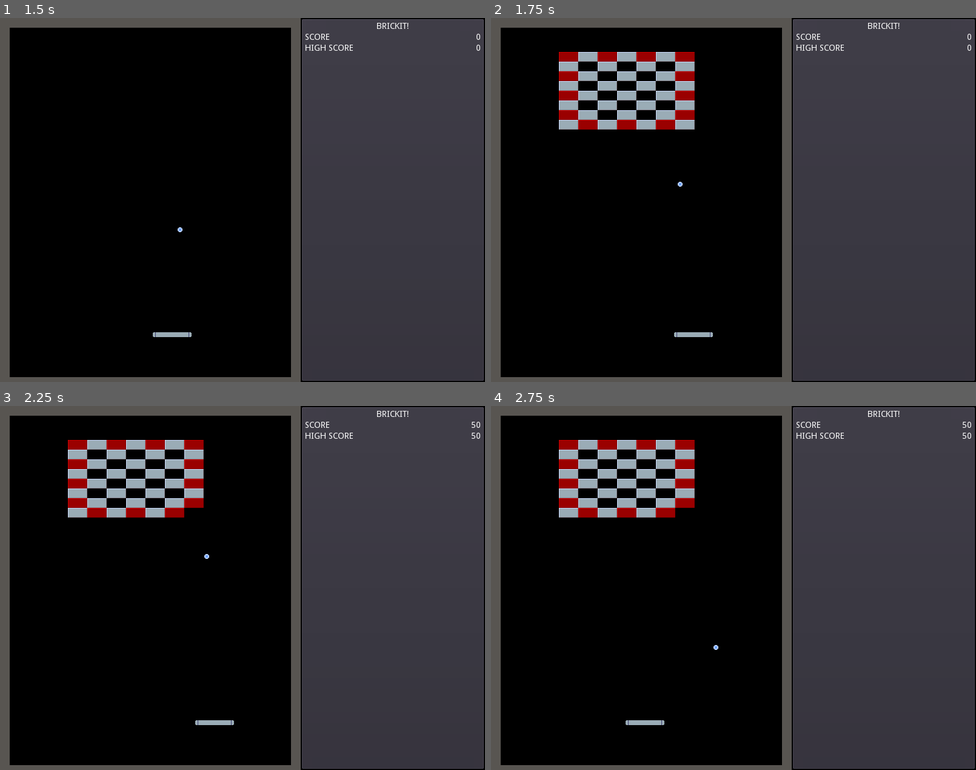
Above: before the commit, frames 1-4 (two rows, left to right).
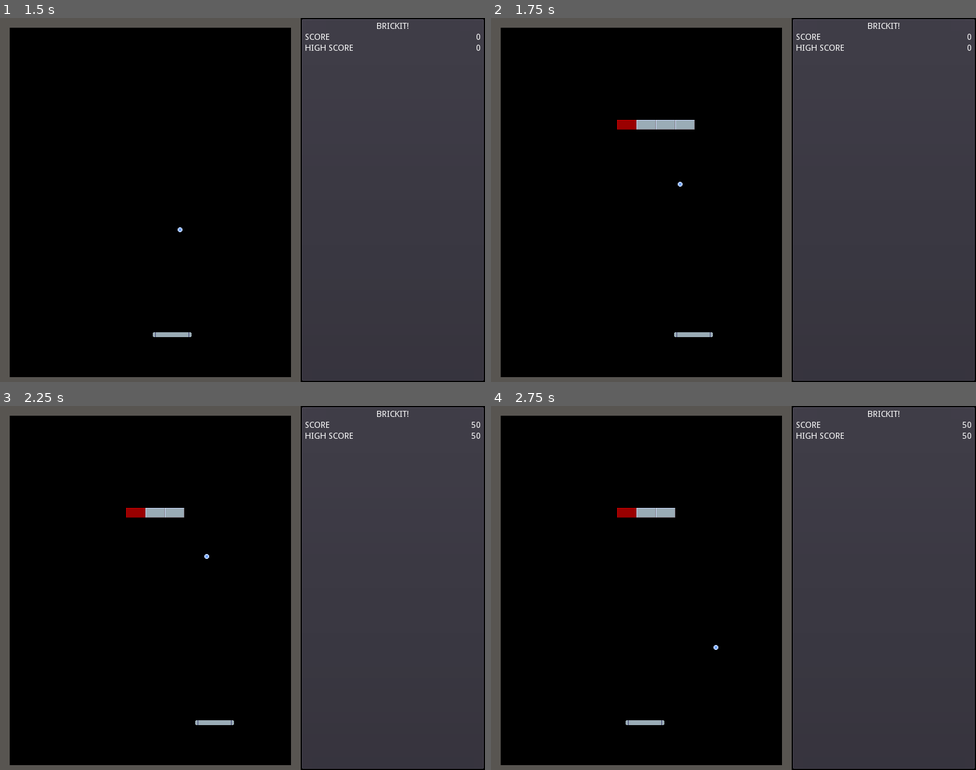
Above: after the commit, the same moments.

Repository: YeOldeDM/brickit
Game: Godot game, scene res://Title/Title.tscn
The game is run twice, just before and just after one commit, with the same random seed, the same clock (stepped at 60 frames per second) and the same inputs.
Inputs (mouse positions are in pixels of both pictures, inside the frame that each line leads up to):
- Up to frame 1 (1.5 s): click (242, 200) at 0.5 s; tap Enter at 1.25 s; hold Right (ui_right) from 1.28 s (still down); tap Space (space_bar) at 1.35 s
- Up to frame 2 (1.75 s): keep holding Right (ui_right)
- Up to frame 3 (2.25 s): release Right (ui_right) at 2.03 s; hold Left (ui_left) from 2.03 s (still down); tap Space (space_bar) at 2.1 s
- Up to frame 4 (2.75 s): keep holding Left (ui_left)

Frame 1 is identical in both runs. In frame 2, 4.1% of the frame differs, in the area x 14-42%, y 9-31%; in frame 3, 4.1%; in frame 4, 4.1%.

Commit message:
fix level change

Diff:
--- a/PROJECT/Ball/Ball.gd
+++ b/PROJECT/Ball/Ball.gd
@@ -27,6 +27,7 @@
 			# if we hit a brick
 			if col.is_in_group("brick"):
 				col.queue_free()
+				yield(col, "tree_exited")
 				emit_signal("brick_broke")
 
 
--- a/PROJECT/Game/Game.gd
+++ b/PROJECT/Game/Game.gd
@@ -10,7 +10,8 @@
 	change_level(1)
 
 func is_level_clear():
-	return bricks.get_child_count() == 0
+	print("bricks left:", bricks.get_child_count())
+	return bricks.get_child_count() <= 1 #HACK  this returns one more than it should. child_count of 1 means "no bricks left"
 
 
 func clear_level():
@@ -20,7 +21,9 @@
 func change_level( to ):
 	clear_level()
 	yield( get_tree().create_timer(1.0), "timeout" ) #wait a second
-	var map = load("res://Game/Levels/Level %d.tscn" % to )
+	var file = "res://Game/Levels/Level %d.tscn" % to
+	print(file)
+	var map = load(file)
 	if map:
 		map = map.instance()
 		for cell in map.get_used_cells():
@@ -33,10 +36,12 @@
 
 
 		map.queue_free()
-
+	else:
+		print("no map found at %s" % file)
 
 
 func _on_Ball_brick_broke():
 	GLOBAL.score += GLOBAL.BRICK_VALUE
 	if is_level_clear():
+		print("WINNER")
 		GLOBAL.next_level()
--- a/PROJECT/Game/Levels/Level 1.tscn
+++ b/PROJECT/Game/Levels/Level 1.tscn
@@ -22,6 +22,6 @@
 collision_mask = 1
 occluder_light_mask = 1
 format = 1
-tile_data = PoolIntArray( 262148, 1, 0, 262149, 0, 0, 262150, 1, 0, 262151, 0, 0, 262152, 1, 0, 262153, 0, 0, 262154, 1, 0, 327684, 0, 0, 327686, 0, 0, 327688, 0, 0, 327690, 0, 0, 393220, 1, 0, 393221, 0, 0, 393223, 0, 0, 393225, 0, 0, 393226, 1, 0, 458756, 0, 0, 458758, 0, 0, 458760, 0, 0, 458762, 0, 0, 524292, 1, 0, 524293, 0, 0, 524295, 0, 0, 524297, 0, 0, 524298, 1, 0, 589828, 0, 0, 589830, 0, 0, 589832, 0, 0, 589834, 0, 0, 655364, 1, 0, 655365, 0, 0, 655367, 0, 0, 655369, 0, 0, 655370, 1, 0, 720900, 0, 0, 720901, 1, 0, 720902, 0, 0, 720903, 1, 0, 720904, 0, 0, 720905, 1, 0, 720906, 0, 0 )
+tile_data = PoolIntArray( 720903, 1, 0, 720904, 0, 0, 720905, 0, 0, 720906, 0, 0 )
 script = ExtResource( 2 )
 _sections_unfolded = [ "Cell", "Collision", "Transform" ]
--- a/PROJECT/Game/Levels/Level 2.tscn
+++ b/PROJECT/Game/Levels/Level 2.tscn
@@ -3,7 +3,7 @@
 [ext_resource path="res://Tilesets/Bricks.tres" type="TileSet" id=1]
 [ext_resource path="res://Game/Bricks.gd" type="Script" id=2]
 
-[node name="Bricks" type="TileMap" index="0"]
+[node name="Bricks" type="TileMap"]
 
 position = Vector2( -8, 0 )
 mode = 0
@@ -22,6 +22,6 @@
 collision_mask = 1
 occluder_light_mask = 1
 format = 1
-tile_data = PoolIntArray(  )
+tile_data = PoolIntArray( 524291, 2, 0, 524296, 2, 0, 589827, 2, 0, 589832, 2, 0, 655363, 2, 0, 655368, 2, 0, 720899, 2, 0, 720901, 2, 0, 720902, 2, 0, 720904, 2, 0, 786435, 2, 0, 786440, 2, 0, 851971, 2, 0, 851976, 2, 0, 917512, 2, 0 )
 script = ExtResource( 2 )
 _sections_unfolded = [ "Cell", "Collision", "Transform" ]
